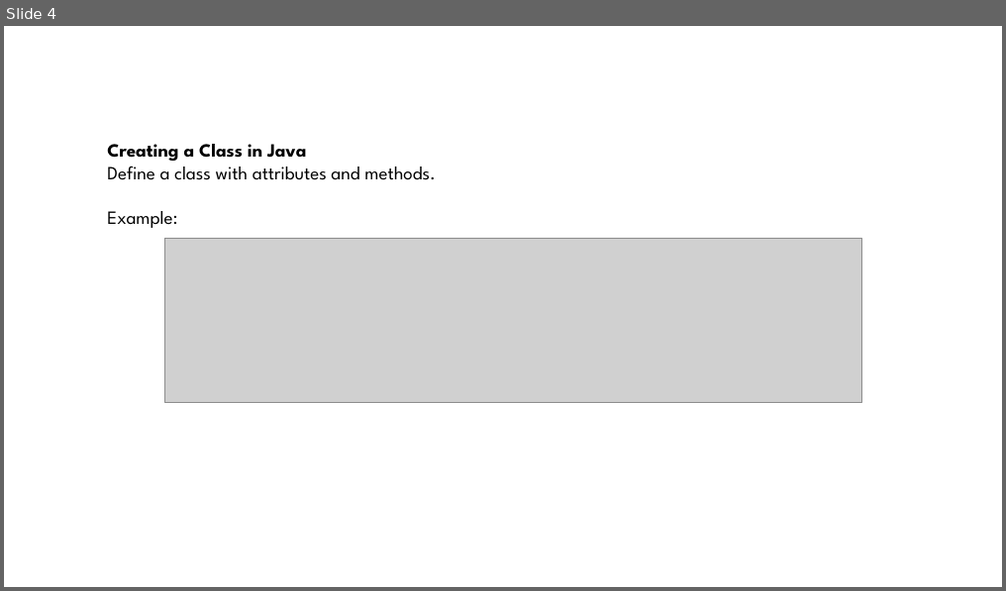
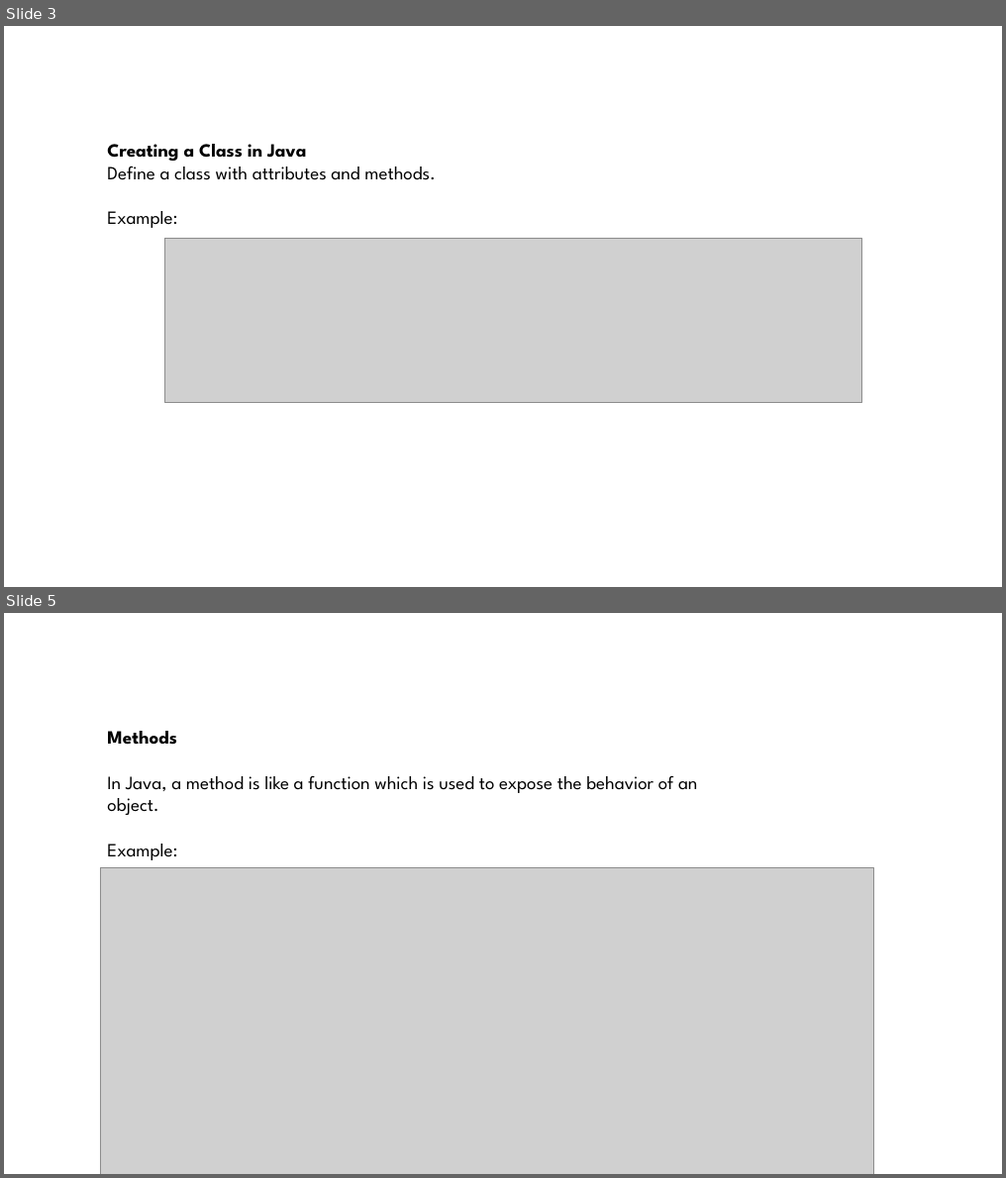
Before and after one commit to ashrafulparan2/SEU-Resources, a slide deck: CSE281/Lecture 2.pptx. Shown one above the other, each under a label of ours: slide 4 before the commit, slides 3 and 5 after it; the slides between them are not shown. The pictures are 1006x591 and 1006x1178 pixels, drawn with LibreOffice and Linux fonts; fonts in the diff are those of the drawing; grey boxes stand for pictures; background and template pictures are left out. Boxes give left, top, right and bottom in pixels: in the first picture for what was removed or moved away, otherwise in the second. Text is boxed around its words. In the diff, an @@ line names an element or a change of style, - is before the commit and + after.

```diff
--- a/CSE281/Lecture 2.pptx
+++ b/CSE281/Lecture 2.pptx
@@ slide 5 added at (4, 613, 1002, 1174), background #FFFFFF @@
@@ text added at (107, 731, 698, 861), 18 pt, text #000000 @@
+Methods
+In Java, a method is like a function which is used to expose the behavior of an
+object.
+Example:
@@ picture added at (100, 868, 873, 1174) @@
@@ what was slide 4 is now slide 3 @@
```
Also in this commit, not shown: 2 slides changed, 4 other slides added.
